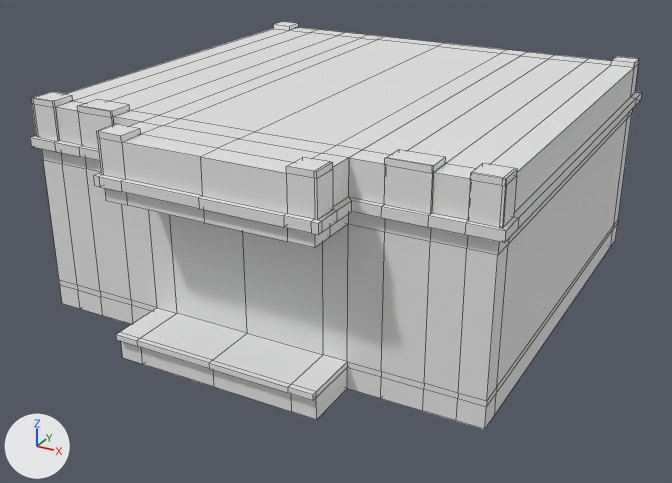
Two versions of the Blender file 3D/bank.blend, one commit apart.
Camera for both pictures: a 50 mm lens placed at (3.78, -6.33, 2.98), pointed at (0.1, 0.35, -0.36). Every picture has the same lights, and +X, +Y and +Z are marked at lower left. Mesh edges are drawn as thin lines.
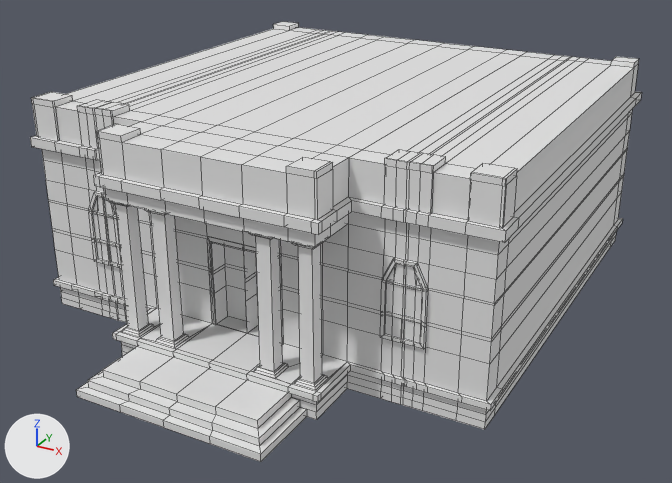
What changed in the scene script:
```text
Change me_cube_001:
    used by ob_cube; location = (0.0, 0.0, 0.0)
    remove me_cube_001.from_pydata(...)  # 247 vertices, 231 faces; spans x 0.0..2.08, y -1.45..3.0, z -0.93..0.98
    add me_cube_001.from_pydata(...)  # 875 vertices, 854 faces; spans x 0.0..2.08, y -2.02..3.0, z -0.93..0.98
    me_cube_001 part 1: 628 vertices added at x 0.0..2.07, y -2.02..3.0, z -0.93..0.98
```

What differs and where, as boxes [x1, y1, x2, y2] in the pictures (672 x 483 px):
'Cube', reshaped (8% taller)
    before: [30, 21, 642, 430]
    after: [30, 21, 642, 462]
part 1 of me_cube_001, added
    after: [43, 30, 632, 462]
